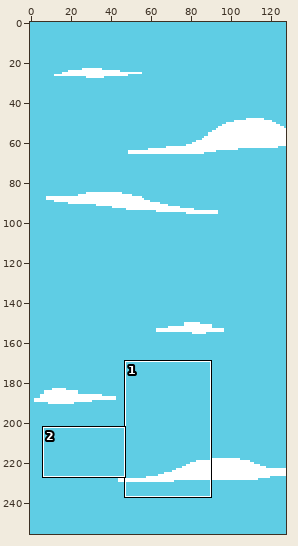
Two versions of one pixel-art file, Assets/Sprites/skyBackground.aseprite. The picture above shows the old version from afar; the outline marks the close-up.
Close-up. As it was:
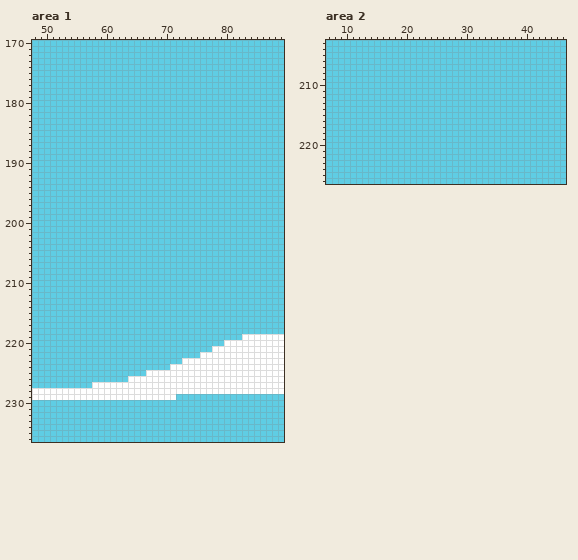
128x256 pixels, 1 frame. Shown: area 1: x 48..89, y 170..236; area 2: x 7..46, y 203..226.
New version:
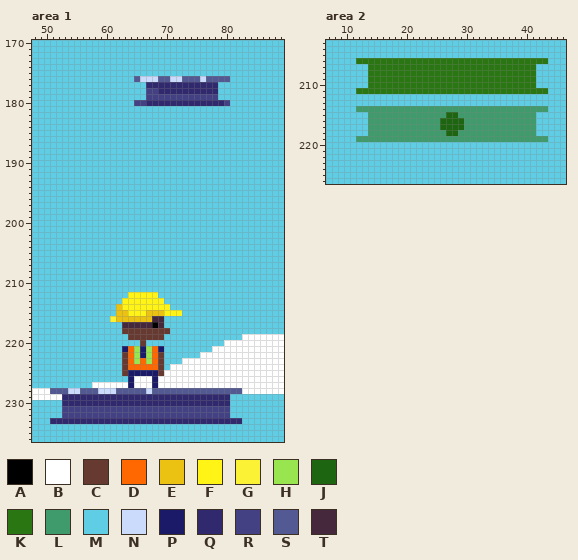
Palette (. is transparent): A #000000  B #ffffff  C #663931  D #ff6700  E #ebc211  F #fff415  G #fbf236  H #99e550  J #1e6511  K #297613  L #409b6c  M #5fcde4  N #cbdbfc  P #1a1a68  Q #30296d  R #434183  S #535992  T #45283c
From old to new:
layer "Layer 3" now shown
layer "Layer 2" now shown
--- area 1, layers "Layer 2", "Layer 3"
@@ x 63..82 @@
 175 MMMMMMMMMMMMMMMMMMMM
-176 MMMMMMMMMMMMMMMMMMMM
-177 MMMMMMMMMMMMMMMMMMMM
-178 MMMMMMMMMMMMMMMMMMMM
-179 MMMMMMMMMMMMMMMMMMMM
-180 MMMMMMMMMMMMMMMMMMMM
+176 MMSNNNSSNNSSSNSSSSMM
+177 MMMMQQQQQQQQQQQQMMMM
+178 MMMMRRQQQQQQQQQQMMMM
+179 MMMMRRRRRRRRRRRRMMMM
+180 MMRRQQQQQQQQQQQQQRMM
 181 MMMMMMMMMMMMMMMMMMMM
@@ x 48..89 @@
 211 MMMMMMMMMMMMMMMMMMMMMMMMMMMMMMMMMMMMMMMMMM
-212 MMMMMMMMMMMMMMMMMMMMMMMMMMMMMMMMMMMMMMMMMM
-213 MMMMMMMMMMMMMMMMMMMMMMMMMMMMMMMMMMMMMMMMMM
-214 MMMMMMMMMMMMMMMMMMMMMMMMMMMMMMMMMMMMMMMMMM
-215 MMMMMMMMMMMMMMMMMMMMMMMMMMMMMMMMMMMMMMMMMM
-216 MMMMMMMMMMMMMMMMMMMMMMMMMMMMMMMMMMMMMMMMMM
-217 MMMMMMMMMMMMMMMMMMMMMMMMMMMMMMMMMMMMMMMMMM
-218 MMMMMMMMMMMMMMMMMMMMMMMMMMMMMMMMMMMMMMMMMM
-219 MMMMMMMMMMMMMMMMMMMMMMMMMMMMMMMMMMMBBBBBBB
-220 MMMMMMMMMMMMMMMMMMMMMMMMMMMMMMMMBBBBBBBBBB
-221 MMMMMMMMMMMMMMMMMMMMMMMMMMMMMMBBBBBBBBBBBB
-222 MMMMMMMMMMMMMMMMMMMMMMMMMMMMBBBBBBBBBBBBBB
-223 MMMMMMMMMMMMMMMMMMMMMMMMMBBBBBBBBBBBBBBBBB
-224 MMMMMMMMMMMMMMMMMMMMMMMBBBBBBBBBBBBBBBBBBB
-225 MMMMMMMMMMMMMMMMMMMBBBBBBBBBBBBBBBBBBBBBBB
-226 MMMMMMMMMMMMMMMMBBBBBBBBBBBBBBBBBBBBBBBBBB
-227 MMMMMMMMMMBBBBBBBBBBBBBBBBBBBBBBBBBBBBBBBB
-228 BBBBBBBBBBBBBBBBBBBBBBBBBBBBBBBBBBBBBBBBBB
-229 BBBBBBBBBBBBBBBBBBBBBBBBMMMMMMMMMMMMMMMMMM
-230 MMMMMMMMMMMMMMMMMMMMMMMMMMMMMMMMMMMMMMMMMM
-231 MMMMMMMMMMMMMMMMMMMMMMMMMMMMMMMMMMMMMMMMMM
-232 MMMMMMMMMMMMMMMMMMMMMMMMMMMMMMMMMMMMMMMMMM
-233 MMMMMMMMMMMMMMMMMMMMMMMMMMMMMMMMMMMMMMMMMM
+212 MMMMMMMMMMMMMMMMFFFFFMMMMMMMMMMMMMMMMMMMMM
+213 MMMMMMMMMMMMMMMFFFFFFFMMMMMMMMMMMMMMMMMMMM
+214 MMMMMMMMMMMMMMEFFFFFFFFMMMMMMMMMMMMMMMMMMM
+215 MMMMMMMMMMMMMMEEFFFEEEFFFMMMMMMMMMMMMMMMMM
+216 MMMMMMMMMMMMMGEEEEEETTMMMMMMMMMMMMMMMMMMMM
+217 MMMMMMMMMMMMMMMTTTTTATMMMMMMMMMMMMMMMMMMMM
+218 MMMMMMMMMMMMMMMCCCCCCCCMMMMMMMMMMMMMMMMMMM
+219 MMMMMMMMMMMMMMMMCCCCCCMMMMMMMMMMMMMBBBBBBB
+220 MMMMMMMMMMMMMMMMMMCMMMMMMMMMMMMMBBBBBBBBBB
+221 MMMMMMMMMMMMMMMPDHPHDPMMMMMMMMBBBBBBBBBBBB
+222 MMMMMMMMMMMMMMMCDHPHDCMMMMMMBBBBBBBBBBBBBB
+223 MMMMMMMMMMMMMMMCDHDHDCMMMBBBBBBBBBBBBBBBBB
+224 MMMMMMMMMMMMMMMCDDDDDCMBBBBBBBBBBBBBBBBBBB
+225 MMMMMMMMMMMMMMMCPPPPPCBBBBBBBBBBBBBBBBBBBB
+226 MMMMMMMMMMMMMMMMPBBBPBBBBBBBBBBBBBBBBBBBBB
+227 MMMMMMMMMMBBBBBBPBBBPBBBBBBBBBBBBBBBBBBBBB
+228 BBBSSSNNSSSNNNSSSSSNSSSSSSSSSSSSSSSBBBBBBB
+229 BBBBBQQQQQQQQQQQQQQQQQQQQQQQQQQQQMMMMMMMMM
+230 MMMMMQQQQQQQQQQQQQQQQQQQQQQQQQQQQMMMMMMMMM
+231 MMMMMRRRRRRRRRRRRRRRRRRRRRRRRRRRRMMMMMMMMM
+232 MMMMMRRRRRRRRRRRRRRRRRRRRRRRRRRRRMMMMMMMMM
+233 MMMQQQQQQQQQQQQQQQQQQQQQQQQQQQQQQQQMMMMMMM
 234 MMMMMMMMMMMMMMMMMMMMMMMMMMMMMMMMMMMMMMMMMM
--- area 2, layer "Layer 3"
@@ x 7..46 @@
 205 MMMMMMMMMMMMMMMMMMMMMMMMMMMMMMMMMMMMMMMM
-206 MMMMMMMMMMMMMMMMMMMMMMMMMMMMMMMMMMMMMMMM
-207 MMMMMMMMMMMMMMMMMMMMMMMMMMMMMMMMMMMMMMMM
-208 MMMMMMMMMMMMMMMMMMMMMMMMMMMMMMMMMMMMMMMM
-209 MMMMMMMMMMMMMMMMMMMMMMMMMMMMMMMMMMMMMMMM
-210 MMMMMMMMMMMMMMMMMMMMMMMMMMMMMMMMMMMMMMMM
-211 MMMMMMMMMMMMMMMMMMMMMMMMMMMMMMMMMMMMMMMM
+206 MMMMMKKKKKKKKKKKKKKKKKKKKKKKKKKKKKKKKMMM
+207 MMMMMMMKKKKKKKKKKKKKKKKKKKKKKKKKKKKMMMMM
+208 MMMMMMMKKKKKKKKKKKKKKKKKKKKKKKKKKKKMMMMM
+209 MMMMMMMKKKKKKKKKKKKKKKKKKKKKKKKKKKKMMMMM
+210 MMMMMMMKKKKKKKKKKKKKKKKKKKKKKKKKKKKMMMMM
+211 MMMMMKKKKKKKKKKKKKKKKKKKKKKKKKKKKKKKKMMM
 212 MMMMMMMMMMMMMMMMMMMMMMMMMMMMMMMMMMMMMMMM
 213 MMMMMMMMMMMMMMMMMMMMMMMMMMMMMMMMMMMMMMMM
-214 MMMMMMMMMMMMMMMMMMMMMMMMMMMMMMMMMMMMMMMM
-215 MMMMMMMMMMMMMMMMMMMMMMMMMMMMMMMMMMMMMMMM
-216 MMMMMMMMMMMMMMMMMMMMMMMMMMMMMMMMMMMMMMMM
-217 MMMMMMMMMMMMMMMMMMMMMMMMMMMMMMMMMMMMMMMM
-218 MMMMMMMMMMMMMMMMMMMMMMMMMMMMMMMMMMMMMMMM
-219 MMMMMMMMMMMMMMMMMMMMMMMMMMMMMMMMMMMMMMMM
+214 MMMMMLLLLLLLLLLLLLLLLLLLLLLLLLLLLLLLLMMM
+215 MMMMMMMLLLLLLLLLLLLLJJLLLLLLLLLLLLLMMMMM
+216 MMMMMMMLLLLLLLLLLLLJJJJLLLLLLLLLLLLMMMMM
+217 MMMMMMMLLLLLLLLLLLLJJJJLLLLLLLLLLLLMMMMM
+218 MMMMMMMLLLLLLLLLLLLLJJLLLLLLLLLLLLLMMMMM
+219 MMMMMLLLLLLLLLLLLLLLLLLLLLLLLLLLLLLLLMMM
 220 MMMMMMMMMMMMMMMMMMMMMMMMMMMMMMMMMMMMMMMM
Where, in picture pixels (left, top, right, bottom), the same in both close-ups:
changed: (134, 76, 230, 106)
changed: (50, 292, 242, 424)
changed: (356, 58, 548, 142)
